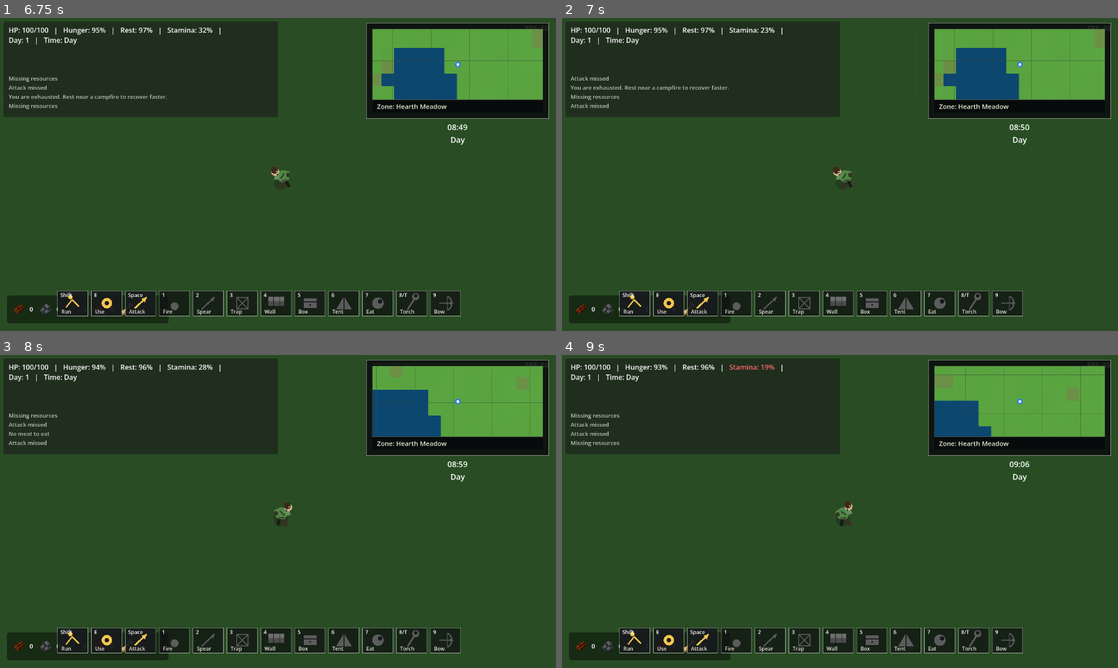
Above: before the commit, frames 1-4 (two rows, left to right).
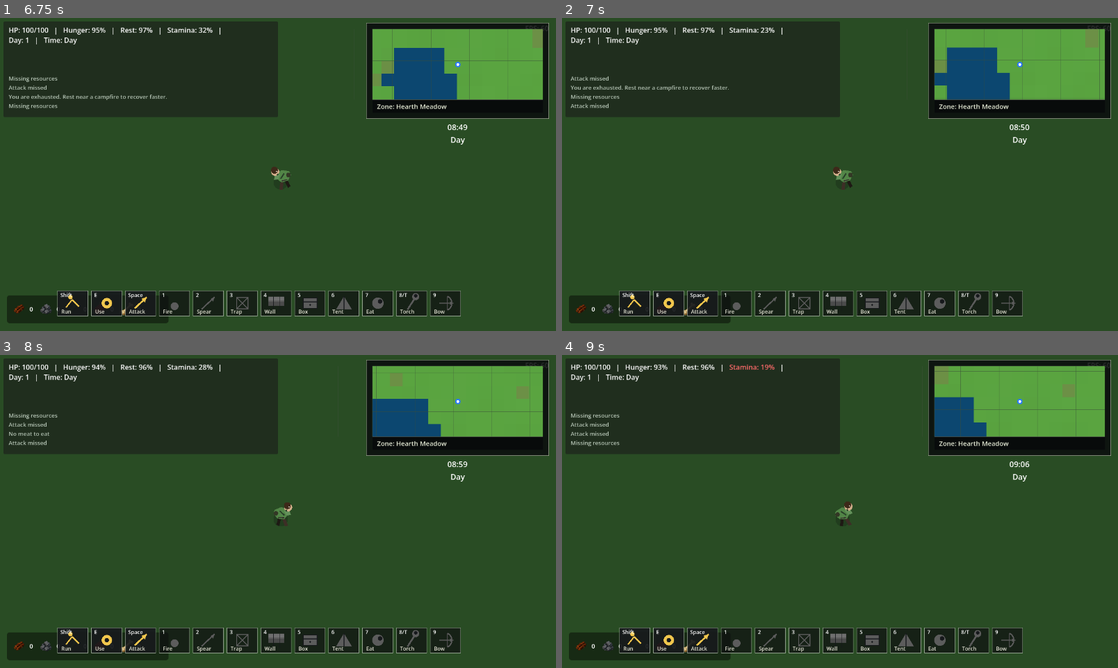
Above: after the commit, the same moments.

Repository: krisstoof/apex-shift-2d
Game: Godot game, scene res://scenes/ui/start_menu.tscn
Two runs of this game, one before a commit and one after it. Both use one fixed random seed, a clock stepped at 60 frames per second and the inputs below.
Inputs (mouse positions are in pixels of both pictures, inside the frame that each line leads up to):
- Up to frame 1 (6.75 s): click "New Game" at 0.5 s; tap Enter at 1.25, 2.75, 4.25 s; move the mouse to (400, 158) at 1.27 s; hold D (move_right) 1.28-2.03 s; hold Shift 1.28-2.03 s; click (400, 158) at 1.42 s; tap Space at 1.52, 2, 2.27, 3.5, 3.77, 4.52, 5.27, 5.75 s; move the mouse to (166, 190) at 2.02 s; hold S (move_down) 2.03-2.78 s; tap E at 2.1 s; move the mouse to (333, 105) at 2.77 s; hold D (move_right) 2.78-3.53 s; tap 1 at 2.85 s; move the mouse to (250, 237) at 3.52 s; hold W (move_up) 3.53-4.28 s; tap 2 at 3.6 s; click (250, 237) at 3.67 s; move the mouse to (444, 221) at 4.27 s; hold A (move_left) 4.28-5.78 s; tap 3 at 4.35 s; move the mouse to (111, 127) at 5.02 s; tap 4 at 5.1 s; move the mouse to (305, 174) at 5.77 s; hold S (move_down) 5.78-6.53 s; tap 5 at 5.85 s; click (305, 174) at 5.92 s; move the mouse to (194, 96) at 6.52 s; hold D (move_right) from 6.53 s (still down); tap 6 at 6.6 s
- Up to frame 2 (7 s): keep holding D (move_right); tap Space at 6.77 s
- Up to frame 3 (8 s): move the mouse to (400, 495) at 7.27 s; release D (move_right) at 7.28 s; hold W (move_up) from 7.28 s (still down); tap 7 at 7.35 s; tap Space at 7.52 s
- Up to frame 4 (9 s): move the mouse to (728, 527) at 8.02 s; release W (move_up) at 8.03 s; hold D (move_right) 8.03-8.78 s; tap 8 at 8.1 s; click (728, 527) at 8.17 s; tap Space at 8.27 s; move the mouse to (895, 442) at 8.77 s; hold S (move_down) from 8.78 s (still down); tap 9 at 8.85 s

Frame 1 is identical in both runs. In frame 2, 0.8% of the frame differs, in the area x 67-98%, y 3-26%; in frame 3, 0.5%; in frame 4, 0.5%.

Commit message:
feat/#119 Add shoreline overlay and map creature markers

Diff:
--- a/scripts/ui/map_screen.gd
+++ b/scripts/ui/map_screen.gd
@@ -28,6 +28,10 @@
 var landmarks: Array[Dictionary] = []
 var biome_blend_texture: ImageTexture
 var biome_blend_colors_key := ""
+var shoreline_segments: Array[Dictionary] = []
+var shoreline_segments_key := ""
+var shoreline_segments_build_count := 0
+var shoreline_segments_last_build_ms := 0.0
 var map_screen_redraw_count: int = 0
 var map_screen_cache_rebuild_count: int = 0
 var map_screen_skipped_update_hidden_count: int = 0
@@ -37,11 +41,15 @@
 var cached_resources: Array[Dictionary] = []
 var cached_campfires: Array[Dictionary] = []
 var cached_varnaks: Array[Dictionary] = []
+var cached_small_prey: Array[Dictionary] = []
+var cached_grazers: Array[Dictionary] = []
 var resources_cache_timer := 0.0
 var map_state_refresh_timer := 0.0
 var cached_resources_signature := ""
 var cached_campfires_signature := ""
 var cached_varnaks_signature := ""
+var cached_small_prey_signature := ""
+var cached_grazers_signature := ""
 var landmarks_signature := ""
 var last_map_player_position := Vector2.INF
 var last_map_zoom := -1.0
@@ -73,6 +81,15 @@
 	day_night_system = null
 
 
+func invalidate_map_surface_cache() -> void:
+	biome_blend_texture = null
+	biome_blend_colors_key = ""
+	shoreline_segments.clear()
+	shoreline_segments_key = ""
+	landmarks_signature = ""
+	mark_map_cache_dirty()
+
+
 func bind(p_player: Node2D, p_evolution_director: Node, p_day_night_system: Node, p_world_rect: Rect2, p_biome_zones: Array[Dictionary], p_landmarks: Array[Dictionary] = [], p_snapshot_service = null) -> void:
 	player = p_player
 	world = _get_world()
@@ -83,6 +100,7 @@
 	biome_zones = p_biome_zones
 	landmarks = p_landmarks
 	_sync_biome_texture()
+	_sync_shoreline_overlay_cache()
 	if _update_marker_cache():
 		map_screen_cache_rebuild_count += 1
 	_update_landmarks_signature()
@@ -99,6 +117,7 @@
 		"last_build_ms": snappedf(map_screen_texture_last_build_ms, 0.01)
 	})
 	_sync_biome_texture()
+	_sync_shoreline_overlay_cache()
 	var cache_changed := false
 	resources_cache_timer += _delta
 	if resources_cache_timer >= RESOURCES_CACHE_INTERVAL:
@@ -142,10 +161,13 @@
 	_is_drawing_biomes = true
 	_draw_biomes(map_rect)
 	_is_drawing_biomes = false
+	_draw_shoreline_overlay(map_rect)
 	_draw_grid(map_rect)
 	_draw_landmarks(map_rect)
 	if _should_show_resource_markers():
 		_draw_resources(map_rect)
+	_draw_small_prey(map_rect)
+	_draw_grazers(map_rect)
 	_draw_campfires(map_rect)
 	_draw_varnaks(map_rect)
 	_draw_player(map_rect)
@@ -307,6 +329,17 @@
 		draw_texture_rect(biome_blend_texture, map_rect, false)
 
 
+func _draw_shoreline_overlay(map_rect: Rect2) -> void:
+	for segment_value in shoreline_segments:
+		var segment := Dictionary(segment_value)
+		draw_line(
+			_world_to_map(Vector2(segment.get("from", Vector2.ZERO)), map_rect),
+			_world_to_map(Vector2(segment.get("to", Vector2.ZERO)), map_rect),
+			Color(0.90, 0.84, 0.58, 0.55),
+			1.2
+		)
+
+
 func _draw_grid(map_rect: Rect2) -> void:
 	var grid_color := Color(0.25, 0.30, 0.23, 0.48)
 	for i in range(1, 6):
@@ -320,6 +353,12 @@
 	for resource_marker_value in cached_resources:
 		var resource_marker := Dictionary(resource_marker_value)
 		draw_circle(_world_to_map(Vector2(resource_marker.get("position", Vector2.ZERO)), map_rect), 3.0, _get_resource_color(resource_marker))
+
+
+func _draw_small_prey(map_rect: Rect2) -> void:
+	for marker_value in cached_small_prey:
+		var marker := Dictionary(marker_value)
+		draw_circle(_world_to_map(Vector2(marker.get("position", Vector2.ZERO)), map_rect), 2.2, Color(0.72, 0.86, 0.58, 0.78))
 
 
 func _draw_campfires(map_rect: Rect2) -> void:
@@ -331,6 +370,12 @@
 		var inner_color := Color(1.0, 0.88, 0.28) if active else Color(0.68, 0.58, 0.42)
 		draw_circle(pos, 5.5, outer_color)
 		draw_circle(pos, 2.4, inner_color)
+
+
+func _draw_grazers(map_rect: Rect2) -> void:
+	for marker_value in cached_grazers:
+		var marker := Dictionary(marker_value)
+		draw_circle(_world_to_map(Vector2(marker.get("position", Vector2.ZERO)), map_rect), 3.2, Color(0.78, 0.70, 0.38, 0.86))
 
 
 func _draw_landmarks(map_rect: Rect2) -> void:
@@ -424,6 +469,16 @@
 	for i in pond_id.length():
 		phase_seed = (phase_seed + pond_id.unicode_at(i) * (i + 3)) % 997
 	return float(phase_seed) / 997.0 * TAU
+
+
+func _get_pond_shape_position(landmark: Dictionary, angle: float, radius_factor: float) -> Vector2:
+	var center := Vector2(landmark.get("position", Vector2.ZERO))
+	var radius := float(landmark.get("radius", 0.0))
+	var shape_scale := _get_pond_shape_scale(landmark, angle)
+	return center + Vector2(
+		cos(angle) * radius * radius_factor * shape_scale,
+		sin(angle) * radius * POND_MARKER_Y_SCALE * radius_factor * shape_scale
+	)
 
 
 func _get_pond_shape_sample_count() -> int:
@@ -564,6 +619,22 @@
 		biome_blend_colors_key = ""
 		return
 	_ensure_biome_texture()
+
+
+func _sync_shoreline_overlay_cache() -> void:
+	var active_world := _get_world()
+	if active_world == null:
+		shoreline_segments.clear()
+		shoreline_segments_key = ""
+		return
+	var current_key := _get_biome_texture_key()
+	if shoreline_segments_key == current_key and not shoreline_segments.is_empty():
+		return
+	var start_ms := Time.get_ticks_msec()
+	shoreline_segments = _build_shoreline_segments(active_world)
+	shoreline_segments_key = current_key
+	shoreline_segments_build_count += 1
+	shoreline_segments_last_build_ms = float(Time.get_ticks_msec() - start_ms)
 
 
 func _ensure_biome_texture() -> void:
@@ -765,17 +836,25 @@
 		cached_resources = _to_dictionary_array(Array(markers.get("resources", [])))
 		cached_campfires = _to_dictionary_array(Array(markers.get("campfires", [])))
 		cached_varnaks = _to_dictionary_array(Array(markers.get("varnaks", [])))
+		cached_small_prey = _to_dictionary_array(Array(markers.get("small_prey", [])))
+		cached_grazers = _to_dictionary_array(Array(markers.get("grazers", [])))
 	else:
 		cached_resources = _build_resource_markers_from_world()
 		cached_campfires = _build_campfire_markers_from_world()
 		cached_varnaks = _build_varnak_markers_from_world()
+		cached_small_prey = _build_creature_markers_from_world("small_prey")
+		cached_grazers = _build_creature_markers_from_world("grazer")
 	var resource_signature := _build_resources_signature()
 	var campfire_signature := _build_campfires_signature()
 	var varnak_signature := _build_varnaks_signature()
-	var changed := resource_signature != cached_resources_signature or campfire_signature != cached_campfires_signature or varnak_signature != cached_varnaks_signature
+	var small_prey_signature := _build_creature_signature(cached_small_prey)
+	var grazer_signature := _build_creature_signature(cached_grazers)
+	var changed := resource_signature != cached_resources_signature or campfire_signature != cached_campfires_signature or varnak_signature != cached_varnaks_signature or small_prey_signature != cached_small_prey_signature or grazer_signature != cached_grazers_signature
 	cached_resources_signature = resource_signature
 	cached_campfires_signature = campfire_signature
 	cached_varnaks_signature = varnak_signature
+	cached_small_prey_signature = small_prey_signature
+	cached_grazers_signature = grazer_signature
 	return changed
 
 
@@ -906,8 +985,16 @@
 			int(round(Vector2(resource.get("position", Vector2.ZERO)).y)),
 			str(resource.get("resource_kind")),
 			"1" if resource.get("player_harvestable", true) != false else "0"
-	])
+		])
 	return "|".join(parts)
+
+
+func _build_grazers_signature() -> String:
+	return _build_creature_signature(cached_grazers)
+
+
+func _build_small_prey_signature() -> String:
+	return _build_creature_signature(cached_small_prey)
 
 
 func _build_campfire_markers_from_world() -> Array[Dictionary]:
@@ -952,6 +1039,42 @@
 	return "|".join(parts)
 
 
+func _build_creature_markers_from_world(creature_type: String) -> Array[Dictionary]:
+	var markers: Array[Dictionary] = []
+	var active_world := _get_world()
+	if active_world == null or not active_world.has_method("get_registered_creatures_by_type"):
+		return markers
+	for creature_value in active_world.get_registered_creatures_by_type(creature_type):
+		var creature := creature_value as Node2D
+		if creature == null or not is_instance_valid(creature) or creature.is_queued_for_deletion():
+			continue
+		markers.append({"position": creature.global_position, "type": creature_type})
+	return markers
+
+
+func _build_creature_signature(markers: Array[Dictionary]) -> String:
+	var parts: Array[String] = []
+	for marker_value in markers:
+		var marker := Dictionary(marker_value)
+		parts.append("%d:%d" % [
+			int(round(Vector2(marker.get("position", Vector2.ZERO)).x)),
+			int(round(Vector2(marker.get("position", Vector2.ZERO)).y))
+		])
+	return "|".join(parts)
+
+
+func _should_show_resource_on_full_map(resource: Node, resource_kind: String) -> bool:
+	if resource_kind in ["grass_patch", "dense_grass"]:
+		return false
+	if resource != null and resource.get("render_only") == true:
+		return false
+	if resource_kind == "berry_bush":
+		return true
+	if resource != null and resource.get("player_harvestable") == false:
+		return false
+	return true
+
+
 func _update_landmarks_signature() -> bool:
 	var parts: Array[String] = []
 	for landmark in landmarks:
@@ -981,13 +1104,57 @@
 	return "|".join(parts)
 
 
+func _build_shoreline_segments(active_world: Node) -> Array[Dictionary]:
+	var segments: Array[Dictionary] = []
+	if active_world == null:
+		return segments
+	var source_ponds: Array = []
+	if active_world.has_method("get"):
+		source_ponds = Array(active_world.get("pond_landmarks"))
+	if source_ponds.is_empty() and active_world.has_method("get_pond_landmarks"):
+		source_ponds = Array(active_world.get_pond_landmarks())
+	for pond_value in source_ponds:
+		var pond := Dictionary(pond_value)
+		if pond.is_empty():
+			continue
+		if not _is_shoreline_pond(pond):
+			continue
+		var center := Vector2(pond.get("position", Vector2.ZERO))
+		var radius := float(pond.get("radius", 0.0))
+		if radius <= 0.0:
+			continue
+		var sample_count := max(16, int(GAME_BALANCE.LANDMARKS.get("pond_shore_detail_count", 18)))
+		var last_point := Vector2.INF
+		for i in range(sample_count + 1):
+			var angle := TAU * float(i) / float(sample_count)
+			var point := _get_pond_shape_position(pond, angle, _get_pond_shore_radius_factor())
+			if last_point != Vector2.INF:
+				segments.append({
+					"from": last_point,
+					"to": point
+				})
+			last_point = point
+	return segments
+
+
+func _is_shoreline_pond(pond: Dictionary) -> bool:
+	return str(pond.get("type", "pond")) == "pond" or pond.has("radius")
+
+
+func _get_pond_shore_radius_factor() -> float:
+	return float(GAME_BALANCE.LANDMARKS.get("pond_shore_radius_factor", 1.12))
+
+
 func get_map_screen_performance_debug() -> Dictionary:
 	return {
 		"redraw_count": map_screen_redraw_count,
 		"cache_rebuild_count": map_screen_cache_rebuild_count,
 		"skipped_update_hidden_count": map_screen_skipped_update_hidden_count,
 		"texture_build_count": map_screen_texture_build_count,
-		"texture_last_build_ms": map_screen_texture_last_build_ms
+		"texture_last_build_ms": map_screen_texture_last_build_ms,
+		"shoreline_build_count": shoreline_segments_build_count,
+		"shoreline_last_build_ms": shoreline_segments_last_build_ms,
+		"shoreline_segment_count": shoreline_segments.size()
 	}
 
 
@@ -1036,9 +1203,7 @@
 		if resource == null or not is_instance_valid(resource):
 			continue
 		var resource_kind := str(resource.get("resource_kind"))
-		if resource_kind in ["grass_patch", "dense_grass", "berry_bush"]:
-			continue
-		if resource.get("player_harvestable") == false:
+		if not _should_show_resource_on_full_map(resource, resource_kind):
 			continue
 		markers.append({
 			"position": resource.global_position,
--- a/scripts/ui/minimap.gd
+++ b/scripts/ui/minimap.gd
@@ -28,6 +28,10 @@
 var landmarks: Array[Dictionary] = []
 var biome_blend_texture: ImageTexture
 var biome_blend_colors_key := ""
+var shoreline_segments: Array[Dictionary] = []
+var shoreline_segments_key := ""
+var shoreline_segments_build_count := 0
+var shoreline_segments_last_build_ms := 0.0
 var minimap_redraw_count: int = 0
 var minimap_marker_cache_rebuild_count: int = 0
 var minimap_landmark_cache_rebuild_count: int = 0
@@ -38,9 +42,11 @@
 var cached_resources: Array[Dictionary] = []
 var cached_campfires: Array[Dictionary] = []
 var cached_varnaks: Array[Dictionary] = []
+var cached_grazers: Array[Dictionary] = []
 var cached_resources_signature := ""
 var cached_campfires_signature := ""
 var cached_varnaks_signature := ""
+var cached_grazers_signature := ""
 var markers_cache_timer := 0.0
 var landmarks_signature := ""
 var camera_world_size_override := Vector2.ZERO
@@ -64,6 +70,15 @@
 	player = null
 
 
+func invalidate_map_surface_cache() -> void:
+	biome_blend_texture = null
+	biome_blend_colors_key = ""
+	shoreline_segments.clear()
+	shoreline_segments_key = ""
+	landmarks_signature = ""
+	queue_redraw()
+
+
 func bind(p_player: Node2D, p_world_rect: Rect2, p_biome_zones: Array[Dictionary], p_landmarks: Array[Dictionary] = [], p_snapshot_service = null) -> void:
 	player = p_player
 	world = _get_world()
@@ -72,6 +87,7 @@
 	biome_zones = p_biome_zones
 	landmarks = p_landmarks
 	_sync_biome_texture()
+	_sync_shoreline_overlay_cache()
 	if _update_marker_cache():
 		minimap_marker_cache_rebuild_count += 1
 	landmarks_signature = _build_landmarks_signature()
@@ -87,6 +103,7 @@
 		"last_build_ms": snappedf(minimap_texture_last_build_ms, 0.01)
 	})
 	_sync_biome_texture()
+	_sync_shoreline_overlay_cache()
 	minimap_redraw_timer += delta
 	if minimap_redraw_timer >= MINIMAP_REDRAW_INTERVAL:
 		minimap_redraw_timer = 0.0
@@ -110,11 +127,13 @@
 	_is_drawing_biomes = true
 	_draw_biomes(content_rect, view_world_rect)
 	_is_drawing_biomes = false
+	_draw_shoreline_overlay(content_rect, view_world_rect)
 	_draw_landmarks(content_rect, view_world_rect)
 	_draw_grid(content_rect, view_world_rect)
 	if _should_show_resource_markers():
 		_draw_resources(content_rect, view_world_rect)
 	_draw_campfires(content_rect, view_world_rect)
+	_draw_grazers(content_rect, view_world_rect)
 	_draw_varnaks(content_rect, view_world_rect)
 	_draw_player(content_rect, view_world_rect)
 	_draw_zone_label(map_rect)
@@ -145,6 +164,21 @@
 	if destination_rect.size.x <= 0.0 or destination_rect.size.y <= 0.0:
 		return
 	draw_texture_rect_region(biome_blend_texture, destination_rect, source_rect)
+
+
+func _draw_shoreline_overlay(content_rect: Rect2, view_world_rect: Rect2) -> void:
+	for segment_value in shoreline_segments:
+		var segment := Dictionary(segment_value)
+		var from := Vector2(segment.get("from", Vector2.ZERO))
+		var to := Vector2(segment.get("to", Vector2.ZERO))
+		if not view_world_rect.has_point(from) and not view_world_rect.has_point(to):
+			continue
+		draw_line(
+			_world_to_map(from, content_rect, view_world_rect),
+			_world_to_map(to, content_rect, view_world_rect),
+			Color(0.88, 0.82, 0.56, 0.42),
+			1.0
+		)
 
 
 func _refresh_static_caches() -> void:
@@ -169,6 +203,22 @@
 		biome_blend_colors_key = ""
 		return
 	_ensure_biome_texture()
+
+
+func _sync_shoreline_overlay_cache() -> void:
+	var active_world := _get_world()
+	if active_world == null:
+		shoreline_segments.clear()
+		shoreline_segments_key = ""
+		return
+	var current_key := _get_biome_texture_key()
+	if shoreline_segments_key == current_key and not shoreline_segments.is_empty():
+		return
+	var start_ms := Time.get_ticks_msec()
+	shoreline_segments = _build_shoreline_segments(active_world)
+	shoreline_segments_key = current_key
+	shoreline_segments_build_count += 1
+	shoreline_segments_last_build_ms = float(Time.get_ticks_msec() - start_ms)
 
 
 func _ensure_biome_texture() -> void:
@@ -375,6 +425,47 @@
 	return "|".join(parts)
 
 
+func _build_shoreline_segments(active_world: Node) -> Array[Dictionary]:
+	var segments: Array[Dictionary] = []
+	if active_world == null:
+		return segments
+	var source_ponds: Array = []
+	if active_world.has_method("get"):
+		source_ponds = Array(active_world.get("pond_landmarks"))
+	if source_ponds.is_empty() and active_world.has_method("get_pond_landmarks"):
+		source_ponds = Array(active_world.get_pond_landmarks())
+	for pond_value in source_ponds:
+		var pond := Dictionary(pond_value)
+		if pond.is_empty():
+			continue
+		if not _is_shoreline_pond(pond):
+			continue
+		var center := Vector2(pond.get("position", Vector2.ZERO))
+		var radius := float(pond.get("radius", 0.0))
+		if radius <= 0.0:
+			continue
+		var sample_count := max(16, int(GAME_BALANCE.LANDMARKS.get("pond_shore_detail_count", 18)))
+		var last_point := Vector2.INF
+		for i in range(sample_count + 1):
+			var angle := TAU * float(i) / float(sample_count)
+			var point := _get_pond_shape_position(pond, angle, _get_pond_shore_radius_factor())
+			if last_point != Vector2.INF:
+				segments.append({
+					"from": last_point,
+					"to": point
+				})
+			last_point = point
+	return segments
+
+
+func _is_shoreline_pond(pond: Dictionary) -> bool:
+	return str(pond.get("type", "pond")) == "pond" or pond.has("radius")
+
+
+func _get_pond_shore_radius_factor() -> float:
+	return float(GAME_BALANCE.LANDMARKS.get("pond_shore_radius_factor", 1.12))
+
+
 func _draw_pond_marker(center: Vector2, radius: float, landmark: Dictionary) -> void:
 	var marker_radius: float = clamp(radius, 7.0, 24.0)
 	_draw_filled_pond_marker(center, marker_radius, landmark, 1.0, Color(0.10, 0.36, 0.48, 0.90))
@@ -415,6 +506,16 @@
 	return float(raw_seed) / 997.0 * TAU
 
 
+func _get_pond_shape_position(landmark: Dictionary, angle: float, radius_factor: float) -> Vector2:
+	var center := Vector2(landmark.get("position", Vector2.ZERO))
+	var radius := float(landmark.get("radius", 0.0))
+	var shape_scale := _get_pond_shape_scale(landmark, angle)
+	return center + Vector2(
+		cos(angle) * radius * radius_factor * shape_scale,
+		sin(angle) * radius * POND_MARKER_Y_SCALE * radius_factor * shape_scale
+	)
+
+
 func _get_pond_shape_sample_count() -> int:
 	return max(16, int(GAME_BALANCE.LANDMARKS.get("pond_shape_sample_count", 48)))
 
@@ -509,6 +610,15 @@
 		var pos := _world_to_map(marker_position, content_rect, view_world_rect)
 		draw_circle(pos, 5.2, Color(0.88, 0.22, 0.16))
 		draw_circle(pos, 2.2, Color(1.0, 0.82, 0.42))
+
+
+func _draw_grazers(content_rect: Rect2, view_world_rect: Rect2) -> void:
+	for grazer_marker_value in cached_grazers:
+		var grazer_marker := Dictionary(grazer_marker_value)
+		var marker_position := Vector2(grazer_marker.get("position", Vector2.ZERO))
+		if not view_world_rect.has_point(marker_position):
+			continue
+		draw_circle(_world_to_map(marker_position, content_rect, view_world_rect), 2.8, Color(0.78, 0.72, 0.42, 0.85))
 
 
 func _draw_player(content_rect: Rect2, view_world_rect: Rect2) -> void:
@@ -713,17 +823,21 @@
 		cached_resources = _to_dictionary_array(Array(markers.get("resources", [])))
 		cached_campfires = _to_dictionary_array(Array(markers.get("campfires", [])))
 		cached_varnaks = _to_dictionary_array(Array(markers.get("varnaks", [])))
+		cached_grazers = _to_dictionary_array(Array(markers.get("grazers", [])))
 	else:
 		cached_resources = _build_resource_markers_from_world()
 		cached_campfires = _build_campfire_markers_from_world()
 		cached_varnaks = _build_varnak_markers_from_world()
+		cached_grazers = _build_grazer_markers_from_world()
 	var resource_signature := _build_resources_signature()
 	var campfire_signature := _build_campfires_signature()
 	var varnak_signature := _build_varnaks_signature()
-	var changed := resource_signature != cached_resources_signature or campfire_signature != cached_campfires_signature or varnak_signature != cached_varnaks_signature
+	var grazer_signature := _build_grazers_signature()
+	var changed := resource_signature != cached_resources_signature or campfire_signature != cached_campfires_signature or varnak_signature != cached_varnaks_signature or grazer_signature != cached_grazers_signature
 	cached_resources_signature = resource_signature
 	cached_campfires_signature = campfire_signature
 	cached_varnaks_signature = varnak_signature
+	cached_grazers_signature = grazer_signature
 	return changed
 
 
@@ -736,7 +850,12 @@
 	return {
 		"redraw_count": minimap_redraw_count,
 		"marker_cache_rebuild_count": minimap_marker_cache_rebuild_count,
-		"landmark_cache_rebuild_count": minimap_landmark_cache_rebuild_count
+		"landmark_cache_rebuild_count": minimap_landmark_cache_rebuild_count,
+		"texture_build_count": minimap_texture_build_count,
+		"texture_last_build_ms": minimap_texture_last_build_ms,
+		"shoreline_build_count": shoreline_segments_build_count,
+		"shoreline_last_build_ms": shoreline_segments_last_build_ms,
+		"shoreline_segment_count": shoreline_segments.size()
 	}
 
 
@@ -750,7 +869,7 @@
 			int(round(Vector2(resource.get("position", Vector2.ZERO)).y)),
 			str(resource.get("resource_kind")),
 			"1" if resource.get("player_harvestable", true) != false else "0"
-	])
+		])
 	return "|".join(parts)
 
 
@@ -796,6 +915,17 @@
 	return "|".join(parts)
 
 
+func _build_grazers_signature() -> String:
+	var parts: Array[String] = []
+	for grazer_value in cached_grazers:
+		var grazer_marker := Dictionary(grazer_value)
+		parts.append("%d:%d" % [
+			int(round(Vector2(grazer_marker.get("position", Vector2.ZERO)).x)),
+			int(round(Vector2(grazer_marker.get("position", Vector2.ZERO)).y))
+		])
+	return "|".join(parts)
+
+
 func _get_safe_tree() -> SceneTree:
 	if not is_inside_tree():
 		return null
@@ -834,9 +964,7 @@
 		if resource == null or not is_instance_valid(resource):
 			continue
 		var resource_kind := str(resource.get("resource_kind"))
-		if resource_kind in ["grass_patch", "dense_grass", "berry_bush"]:
-			continue
-		if resource.get("player_harvestable") == false:
+		if not _should_show_resource_on_minimap(resource, resource_kind):
 			continue
 		markers.append({
 			"position": resource.global_position,
@@ -844,6 +972,14 @@
 			"item_name": str(resource.get("item_name"))
 		})
 	return markers
+
+
+func _should_show_resource_on_minimap(resource: Node, resource_kind: String) -> bool:
+	if resource_kind in ["grass_patch", "dense_grass", "berry_bush"]:
+		return false
+	if resource != null and resource.get("player_harvestable") == false:
+		return false
+	return true
 
 
 func _build_varnak_markers_from_world() -> Array[Dictionary]:
@@ -859,6 +995,19 @@
 	return markers
 
 
+func _build_grazer_markers_from_world() -> Array[Dictionary]:
+	var markers: Array[Dictionary] = []
+	var active_world := _get_world()
+	if active_world == null or not active_world.has_method("get_registered_creatures_by_type"):
+		return markers
+	for grazer_value in active_world.get_registered_creatures_by_type("grazer"):
+		var grazer := grazer_value as Node2D
+		if grazer == null or not is_instance_valid(grazer) or grazer.is_queued_for_deletion():
+			continue
+		markers.append({"position": grazer.global_position, "type": "grazer"})
+	return markers
+
+
 func _get_registered_varnaks() -> Array:
 	return cached_varnaks
 
--- a/scripts/world/world.gd
+++ b/scripts/world/world.gd
@@ -1352,6 +1352,14 @@
 	_rebuild_chunk_assignments()
 	if visibility_culling_enabled:
 		_update_world_object_visibility()
+	var ui_root := get_tree().root if get_tree() != null else null
+	if ui_root != null:
+		var minimap := ui_root.find_child("Minimap", true, false)
+		if minimap != null and minimap.has_method("invalidate_map_surface_cache"):
+			minimap.call("invalidate_map_surface_cache")
+		var map_screen := ui_root.find_child("MapScreen", true, false)
+		if map_screen != null and map_screen.has_method("invalidate_map_surface_cache"):
+			map_screen.call("invalidate_map_surface_cache")
 	queue_redraw()
 
 
